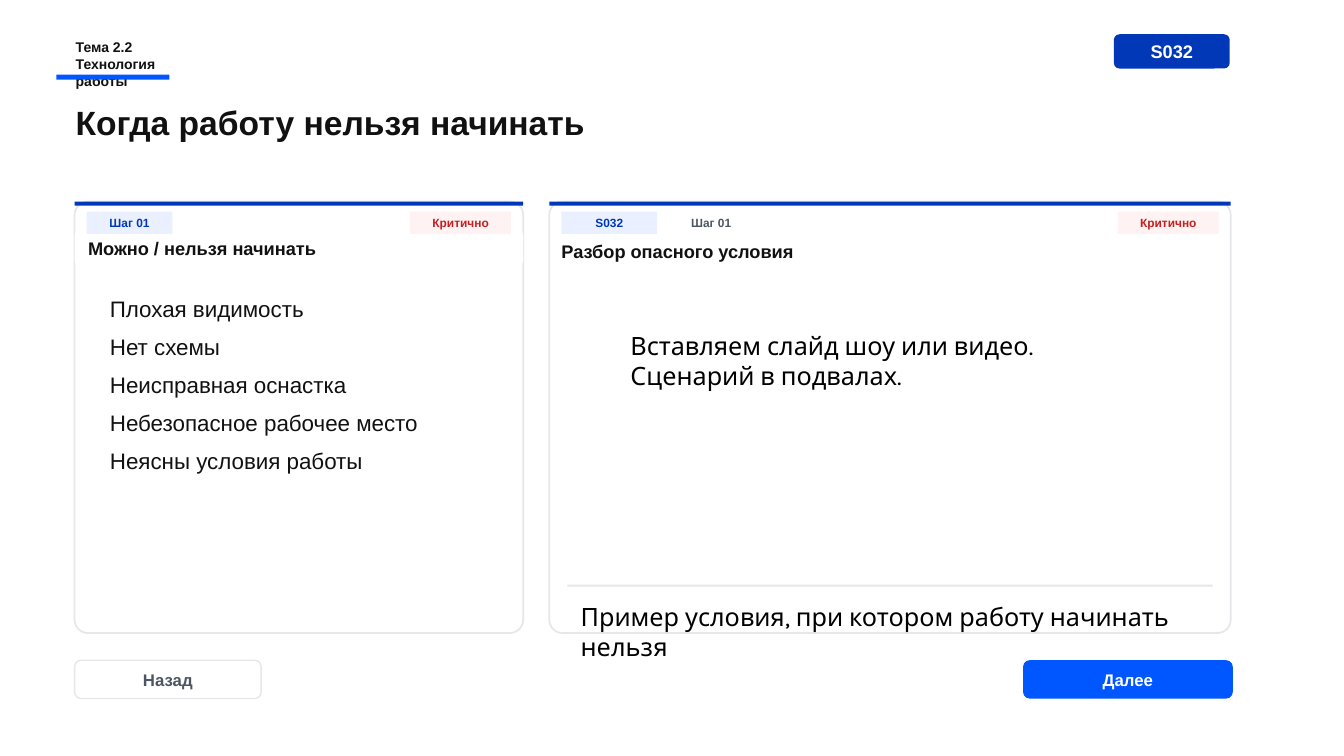
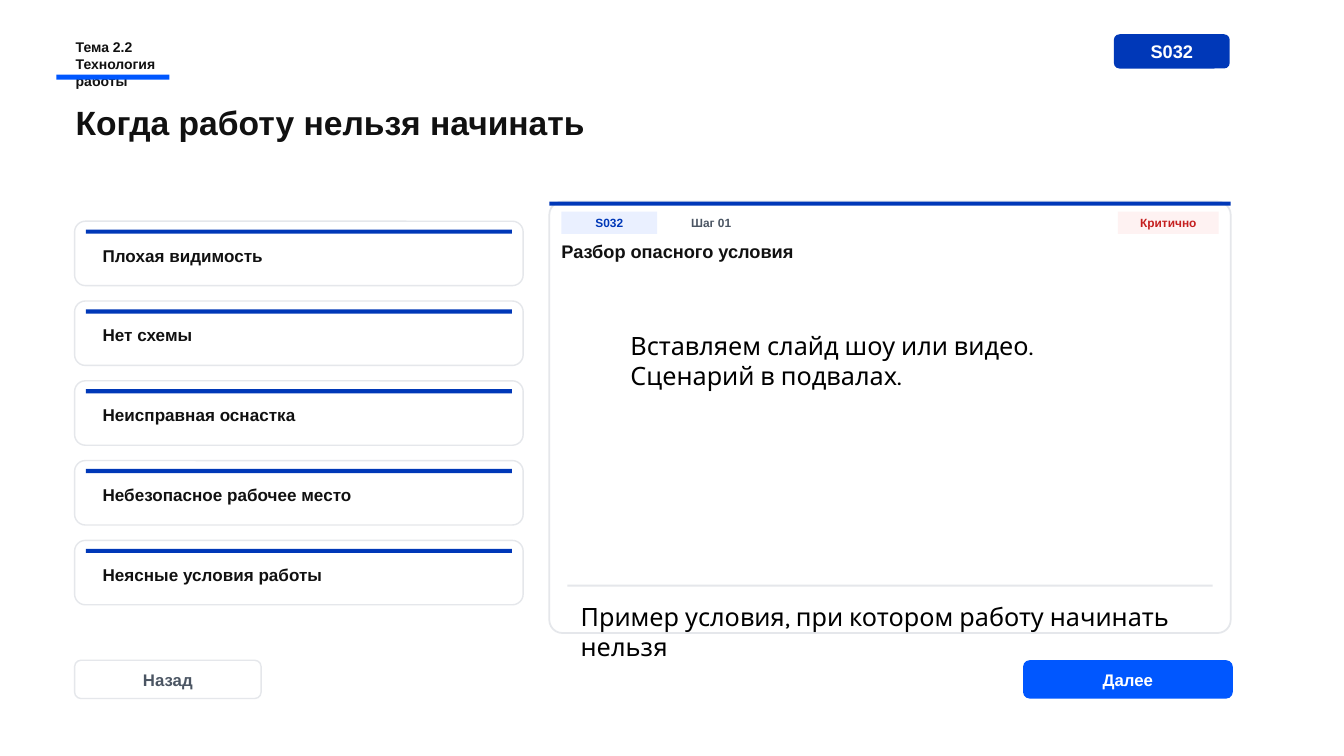
Before and after one commit to Armankanat2/EV-Strop, a slide deck: slide 9 of presentations/ispring-course/module-01-stropovka-gruzov/live-preview/S029_theme22_preview_2026-06-30_v13_ev-group-techstyle-premium-subslides.pptx. Drawn at 1344x756 pixels with LibreOffice and Linux fonts; fonts in the diff are those of the drawing. Boxes give left, top, right and bottom in pixels: in the first picture for what was removed or moved away, otherwise in the second. Text is boxed around its words. In the diff, an @@ line names an element or a change of style, - is before the commit and + after.

```diff
--- a/presentations/ispring-course/module-01-stropovka-gruzov/live-preview/S029_theme22_preview_2026-06-30_v13_ev-group-techstyle-premium-subslides.pptx
+++ b/presentations/ispring-course/module-01-stropovka-gruzov/live-preview/S029_theme22_preview_2026-06-30_v13_ev-group-techstyle-premium-subslides.pptx
@@ rounded rectangle: place and size @@
-rounded rectangle at [75, 202, 523, 633]
+rounded rectangle at [75, 221, 523, 285]
@@ rounded rectangle at [75, 221, 523, 285]: outline #E5E7EB 1.25 pt to #E5E7EB 1 pt; proportions changed @@
@@ rectangle: place and size @@
-rectangle at [75, 202, 523, 206]
+rectangle at [86, 230, 512, 234]
@@ rectangle removed at [87, 212, 172, 234] @@
-Шаг 01
@@ text "Плохая видимость": place and size @@
-text "Плохая видимость" at [110, 301, 417, 474]
+text "Плохая видимость" at [103, 250, 262, 266]
@@ text "Плохая видимость" at [103, 250, 262, 266]: size 16 to 12.2 pt, bold on; less space between paragraphs @@
@@ rectangle removed at [410, 212, 511, 234] @@
-Критично
@@ text removed at [88, 242, 316, 255] @@
-Можно / нельзя начинать
@@ rounded rectangle added at [75, 301, 523, 366], fill #FFFFFF, outline #E5E7EB 1 pt @@
@@ rectangle added at [86, 310, 512, 314], fill #0038B8 @@
@@ text added at [103, 329, 192, 341], 12.2 pt, text #111111, bold @@
+Нет схемы
@@ text at [110, 339, 417, 474]: paragraphs removed @@
-Нет схемы
-Неисправная оснастка
-Небезопасное рабочее место
-Неясны условия работы
@@ rounded rectangle added at [75, 381, 523, 446], fill #FFFFFF, outline #E5E7EB 1 pt @@
@@ rectangle added at [86, 389, 512, 393], fill #0038B8 @@
@@ text added at [103, 409, 295, 425], 12.2 pt, text #111111, bold @@
+Неисправная оснастка
@@ rounded rectangle added at [75, 461, 523, 525], fill #FFFFFF, outline #E5E7EB 1 pt @@
@@ rectangle added at [86, 469, 512, 473], fill #0038B8 @@
@@ text added at [103, 488, 351, 505], 12.2 pt, text #111111, bold @@
+Небезопасное рабочее место
@@ rounded rectangle added at [75, 540, 523, 605], fill #FFFFFF, outline #E5E7EB 1 pt @@
@@ rectangle added at [86, 548, 512, 553], fill #0038B8 @@
@@ text added at [103, 568, 322, 585], 12.2 pt, text #111111, bold @@
+Неясные условия работы
```
Also in this commit, not shown: 3 other slides changed, 9 slides added, 1 slide removed, 10 other files.
